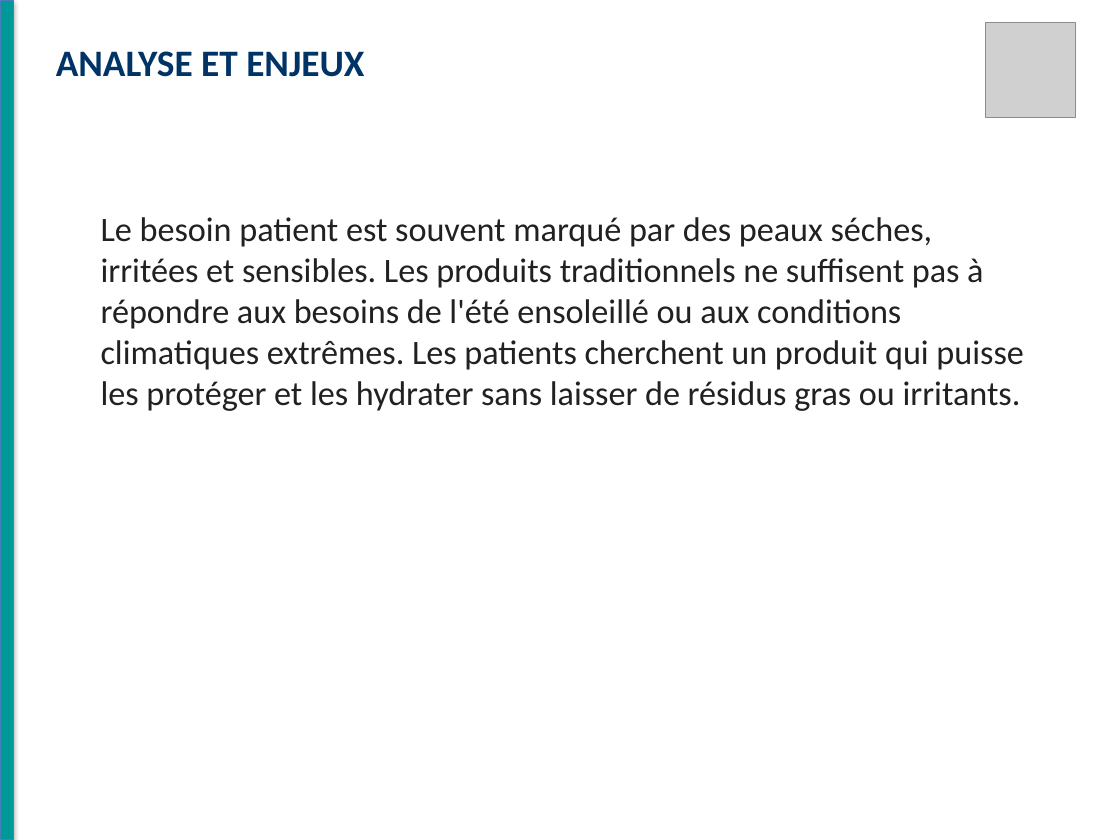
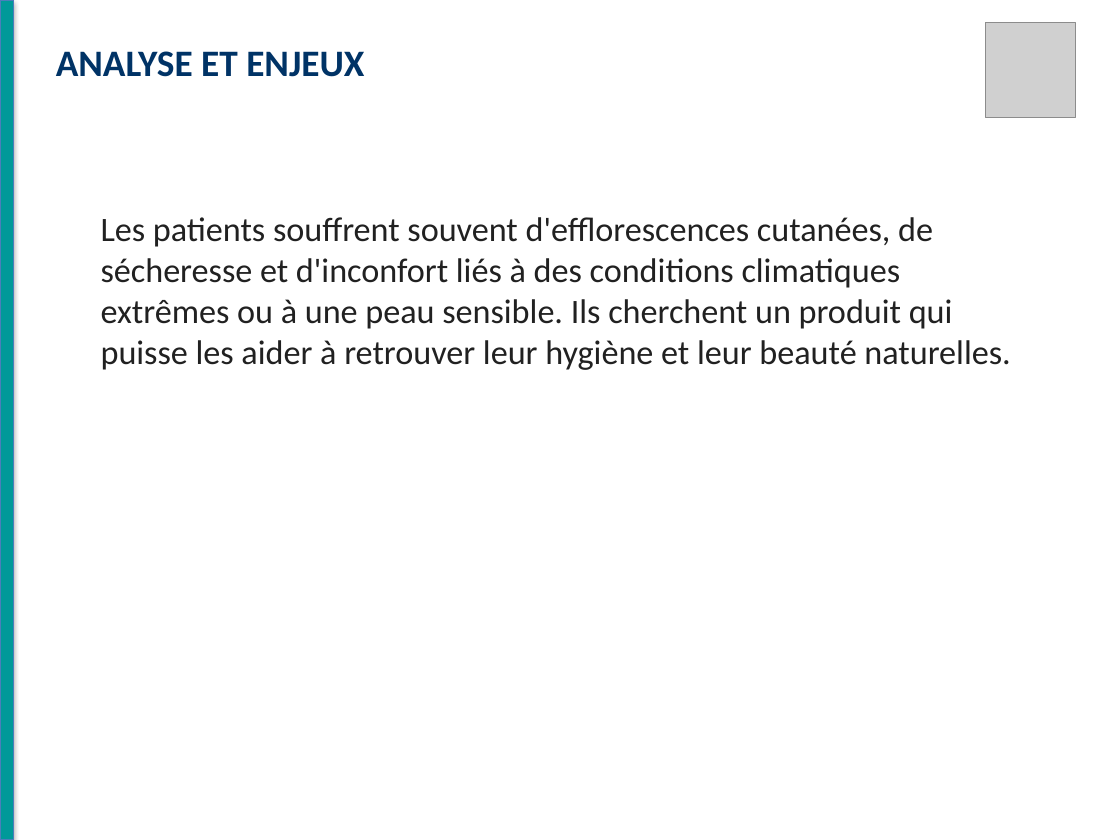
Before and after one commit to RayanAloui/Esprit-PIDS-4DS11-2026-Avatar, a slide deck: slide 2 of alia_django/apps/modeling/generated_presentations/Vaseline.pptx. Drawn at 1120x840 pixels with LibreOffice and Linux fonts; fonts in the diff are those of the drawing; grey boxes stand for pictures. Boxes give left, top, right and bottom in pixels: in the first picture for what was removed or moved away, otherwise in the second. Text is boxed around its words. In the diff, an @@ line names an element or a change of style, - is before the commit and + after.

```diff
--- a/alia_django/apps/modeling/generated_presentations/Vaseline.pptx
+++ b/alia_django/apps/modeling/generated_presentations/Vaseline.pptx
@@ text at (101,217,1010,370): text changed @@
-Le besoin patient est souvent marqué par des peaux séches, irritées et sensibles. Les produits traditionnels ne suffisent pas à répondre aux besoins de l'été ensoleillé ou aux conditions climatiques extrêmes. Les patients cherchent un produit qui puisse les protéger et les hydrater sans laisser de résidus gras ou irritants.
+Les patients souffrent souvent d'efflorescences cutanées, de sécheresse et d'inconfort liés à des conditions climatiques extrêmes ou à une peau sensible. Ils cherchent un produit qui puisse les aider à retrouver leur hygiène et leur beauté naturelles.
```
Also in this commit, not shown: 5 other slides changed, 43 other files.
